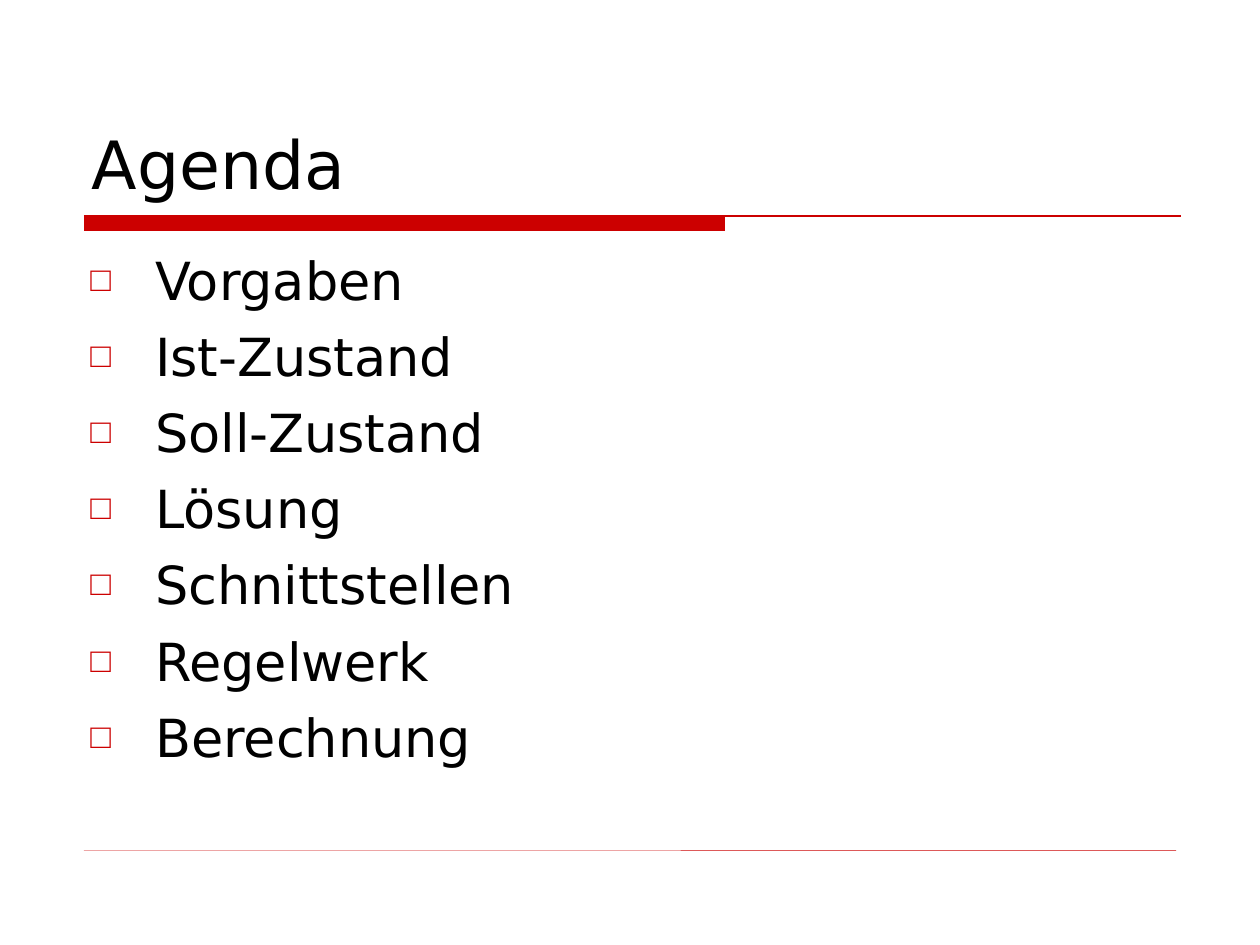
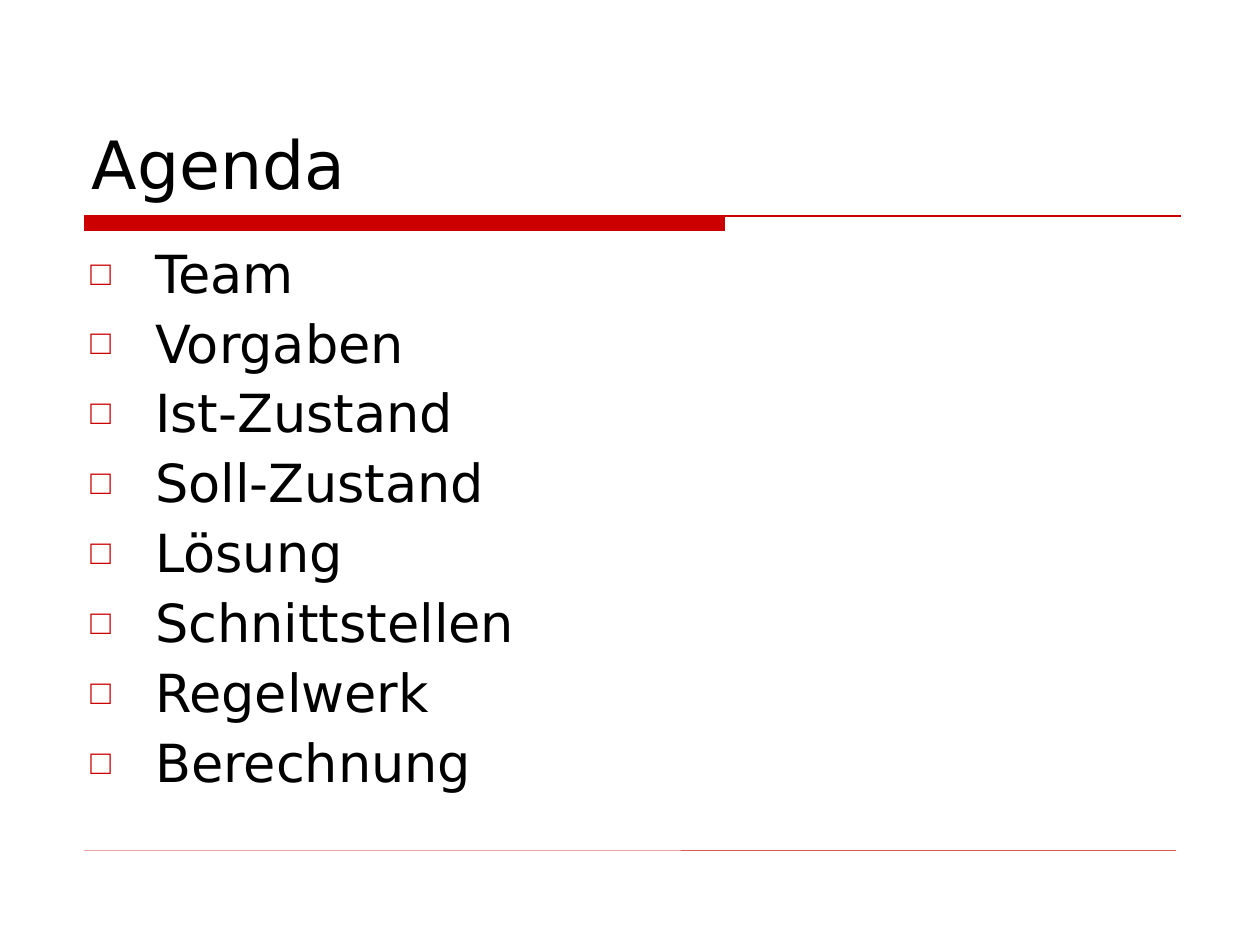
Before and after one commit to BackupTheBerlios/wiptp-svn, a slide deck: slide 2 of docs/Präsentation.ppt. Drawn at 1260x945 pixels with LibreOffice and Linux fonts; fonts in the diff are those of the drawing; background and template pictures are left out. Boxes give left, top, right and bottom in pixels: in the first picture for what was removed or moved away, otherwise in the second. Text is boxed around its words. In the diff, an @@ line names an element or a change of style, - is before the commit and + after.

Commit message:
präsentation

```diff
--- a/docs/Präsentation.ppt
+++ b/docs/Präsentation.ppt
@@ text at <box>155,254,294,294</box>: paragraph added @@
+□ Team
@@ text at <box>155,323,514,792</box>: line spacing 1 to 0.9 @@
```
Also in this commit, not shown: 1 slide added.
